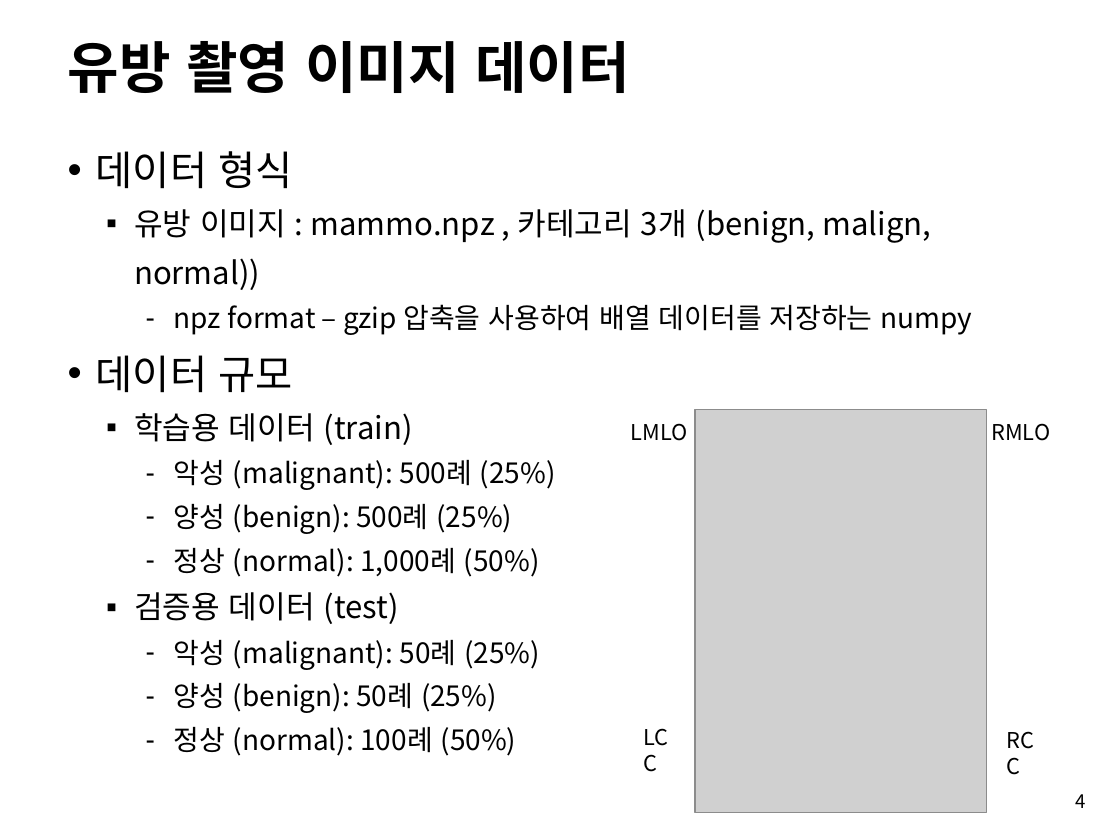
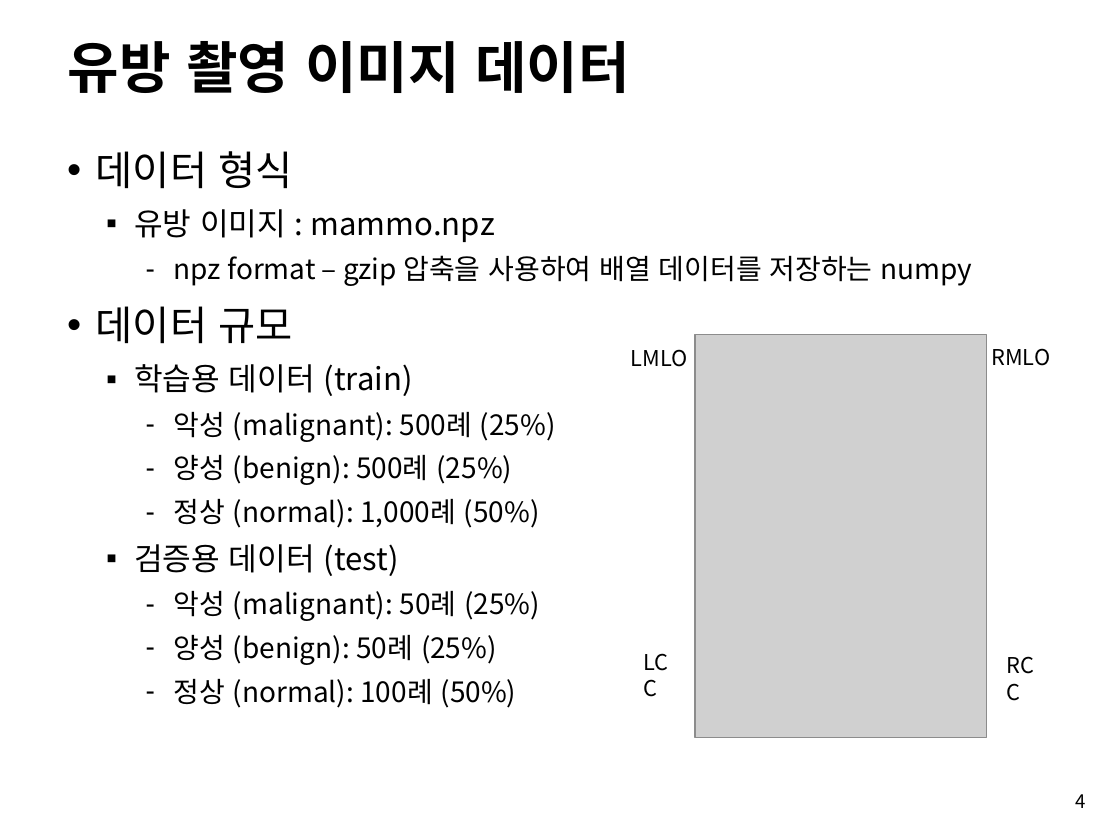
Before and after one commit to nccaiteam/KHD2019_MAMMO, a slide deck: slide 4 of introduction.pptx. Drawn at 1120x840 pixels with LibreOffice and Linux fonts; fonts in the diff are those of the drawing; grey boxes stand for pictures; background and template pictures are left out. Boxes give left, top, right and bottom in pixels: in the first picture for what was removed or moved away, otherwise in the second. Text is boxed around its words. In the diff, an @@ line names an element or a change of style, - is before the commit and + after.

```diff
--- a/introduction.pptx
+++ b/introduction.pptx
@@ text at (134, 209, 495, 242): text changed @@
-  ▪ 유방 이미지 : mammo.npz , 카테고리 3개 (benign, malign, normal))
+  ▪ 유방 이미지 : mammo.npz
@@ 4 texts, 1 picture: place and size @@
-4 texts, 1 picture at (631, 409, 1058, 812)
+4 texts, 1 picture at (631, 335, 1058, 738)
```
Also in this commit, not shown: 3 other slides changed, 1 other file.
